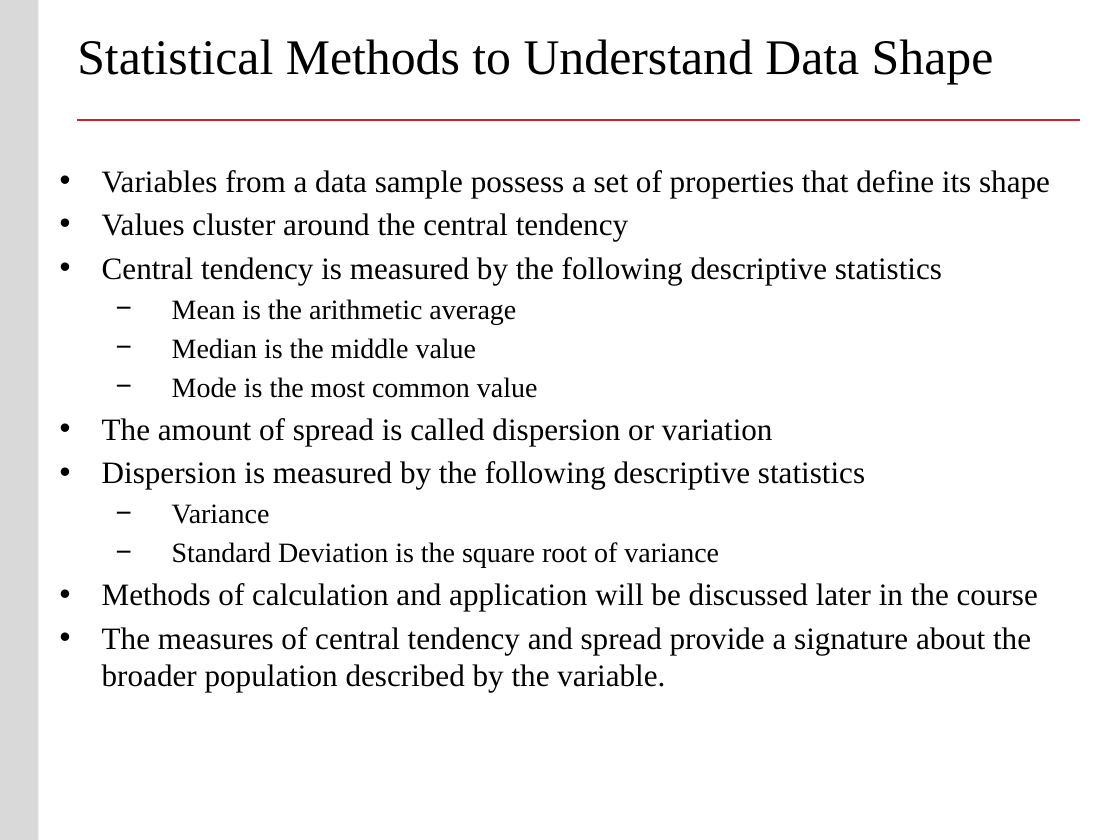
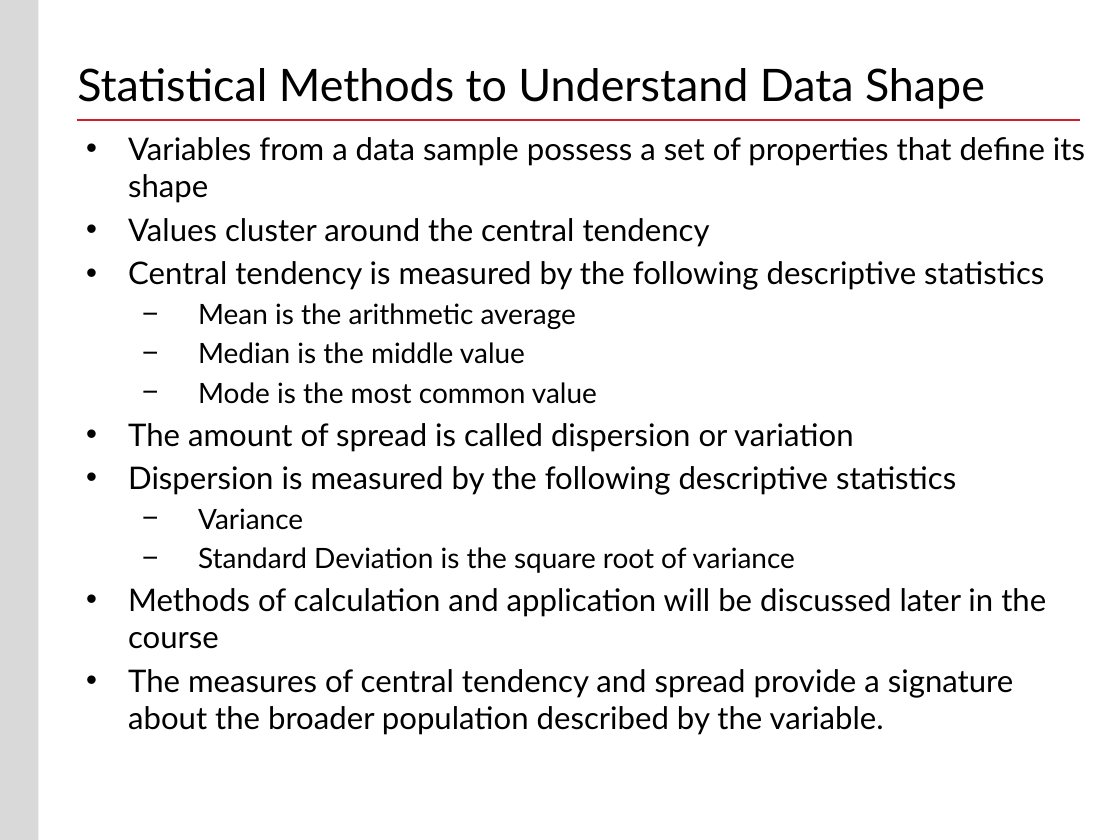
Before and after one commit to buyuhuang/csda1000_FT, a slide deck: slide 54 of day1/1. Lecture/day_1_intro_to_data_analytics_lecture.pptx (slide 53 before the commit). Drawn at 1120x840 pixels with LibreOffice and Linux fonts; fonts in the diff are those of the drawing; background and template pictures are left out. Boxes give left, top, right and bottom in pixels: in the first picture for what was removed or moved away, otherwise in the second. Text is boxed around its words. In the diff, an @@ line names an element or a change of style, - is before the commit and + after.

```diff
--- a/day1/1. Lecture/day_1_intro_to_data_analytics_lecture.pptx
+++ b/day1/1. Lecture/day_1_intro_to_data_analytics_lecture.pptx
@@ title "Statistical Methods to Understand Data ..." moved from (x1=77, y1=39, x2=994, y2=84) to (x1=77, y1=68, x2=985, y2=109) @@
@@ title "Statistical Methods to Understand Data ..." at (x1=77, y1=68, x2=985, y2=109): size 32 to 28.8 pt, font Times New Roman to Lato @@
@@ text "Variables from a data sample ..." moved from (x1=102, y1=170, x2=1050, y2=692) to (x1=128, y1=137, x2=1085, y2=735) @@
@@ text "Variables from a data sample ..." at (x1=128, y1=137, x2=1085, y2=735): font Times New Roman to Lato @@
```
Also in this commit, not shown: 28 other slides changed, 1 slide added, 3 slides removed, 3 other files.
